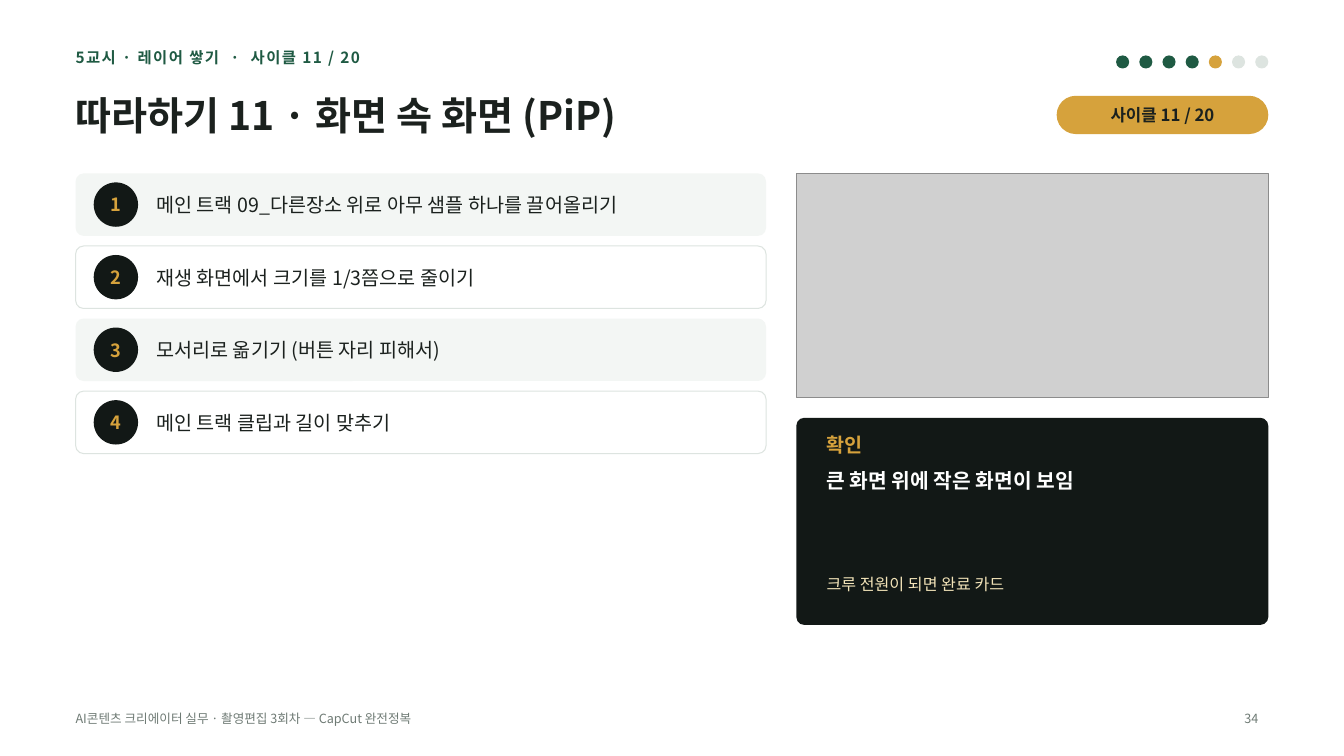
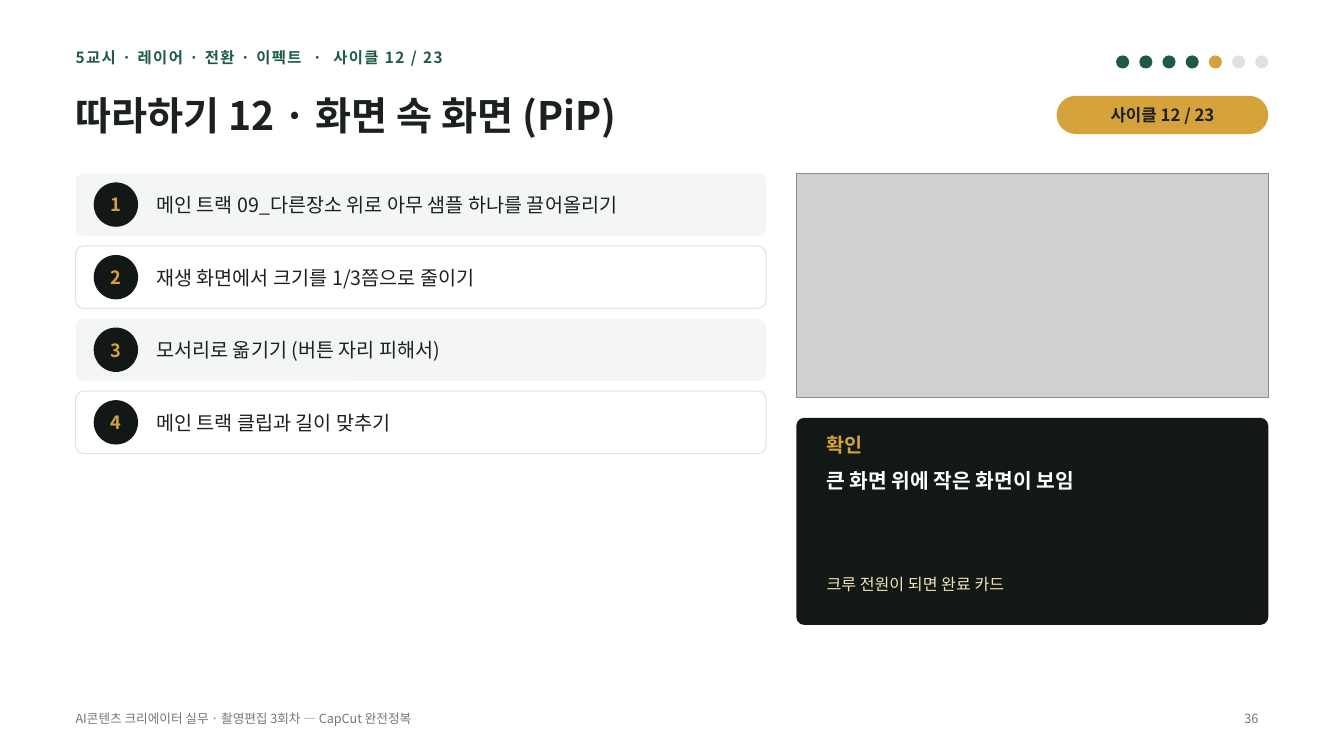
Before and after one commit to yujida/MARUBIT, a slide deck: slide 36 of lectures/03/3회차_CapCut완전정복_슬라이드.pptx (slide 34 before the commit). Drawn at 1344x756 pixels with LibreOffice and Linux fonts; fonts in the diff are those of the drawing; grey boxes stand for pictures. Boxes give left, top, right and bottom in pixels: in the first picture for what was removed or moved away, otherwise in the second. Text is boxed around its words. In the diff, an @@ line names an element or a change of style, - is before the commit and + after.

```diff
--- a/lectures/03/3회차_CapCut완전정복_슬라이드.pptx
+++ b/lectures/03/3회차_CapCut완전정복_슬라이드.pptx
@@ text at (76,50,443,65): text changed @@
-5교시 · 레이어 쌓기 · 사이클 11 / 20
+5교시 · 레이어 · 전환 · 이펙트 · 사이클 12 / 23
@@ title at (76,97,616,138): text changed @@
-따라하기 11 · 화면 속 화면 (PiP)
+따라하기 12 · 화면 속 화면 (PiP)
@@ text at (1111,107,1215,123): text changed @@
-사이클 11 / 20
+사이클 12 / 23
@@ page number at (1244,713,1258,723): text changed @@
-34
+36
```
Also in this commit, not shown: 26 other slides changed, 7 slides added, 1 slide removed, 2 other files.
